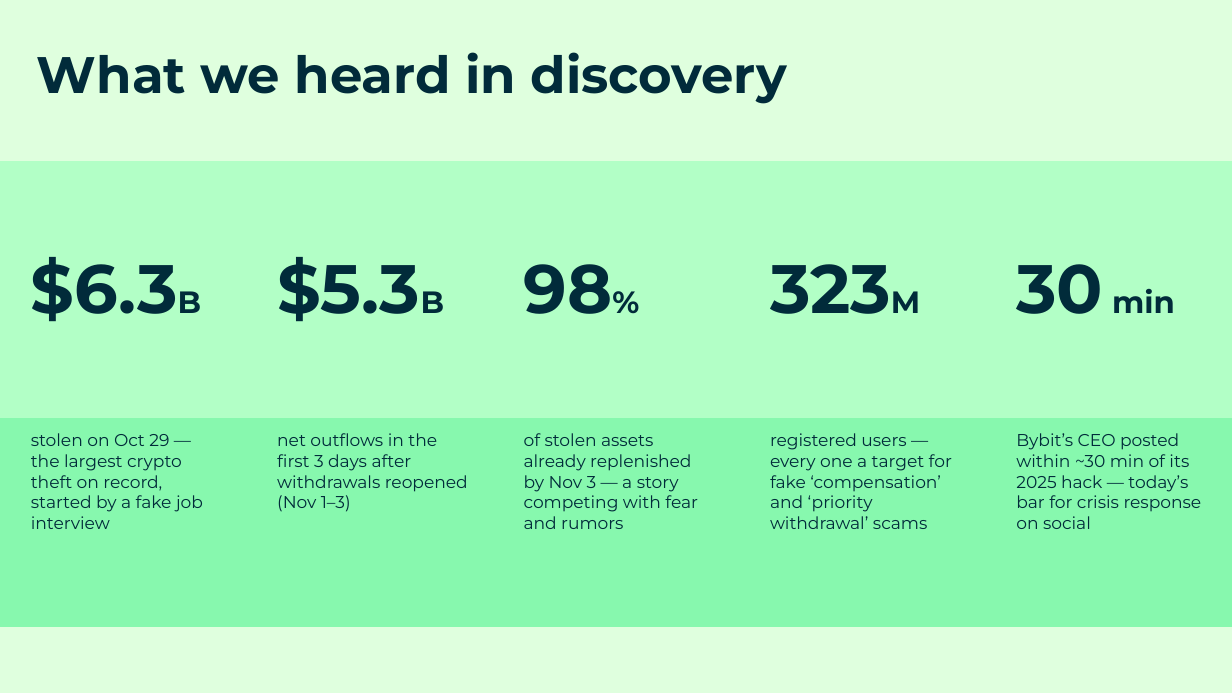
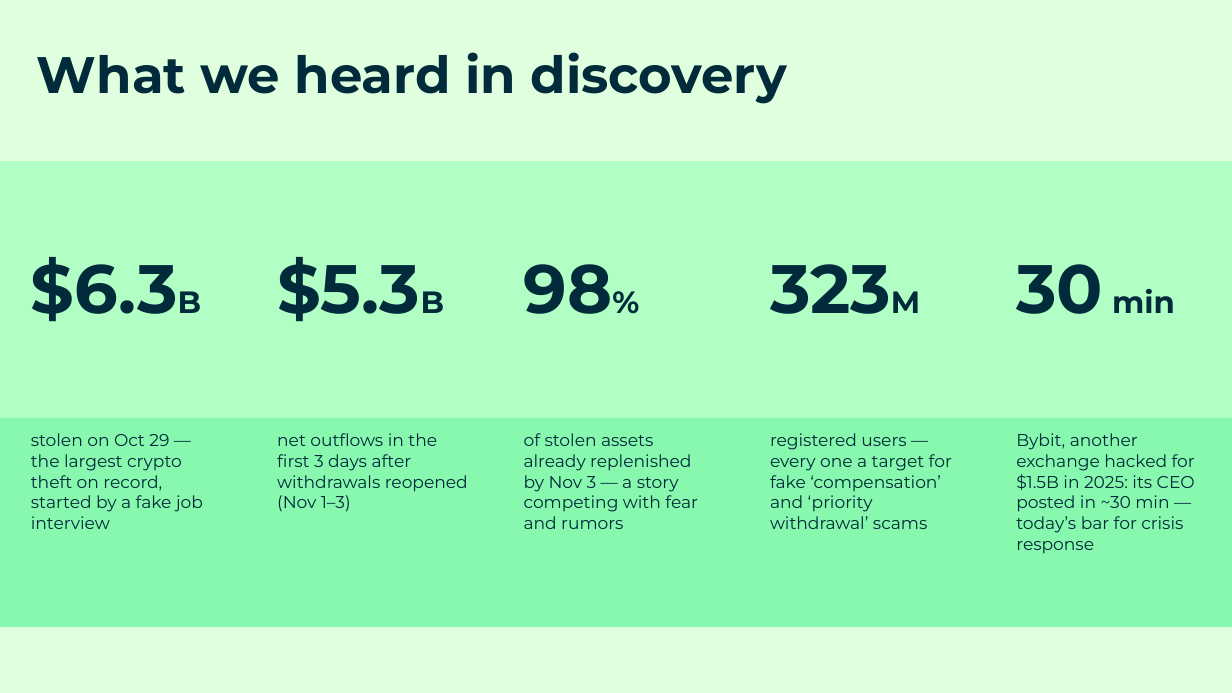
Before and after one commit to Hugocuau70/Entrevistas-de-trabajo, a slide deck: slide 4 of hootsuite-enterprise-ae-binance/deck/Hootsuite_x_Binance_LATAM_Value_Presentation_Diego_Cuauhtemoc.pptx. Drawn at 1232x693 pixels with LibreOffice and Linux fonts; fonts in the diff are those of the drawing; background and template pictures are left out. Boxes give left, top, right and bottom in pixels: in the first picture for what was removed or moved away, otherwise in the second. Text is boxed around its words. In the diff, an @@ line names an element or a change of style, - is before the commit and + after.

```diff
--- a/hootsuite-enterprise-ae-binance/deck/Hootsuite_x_Binance_LATAM_Value_Presentation_Diego_Cuauhtemoc.pptx
+++ b/hootsuite-enterprise-ae-binance/deck/Hootsuite_x_Binance_LATAM_Value_Presentation_Diego_Cuauhtemoc.pptx
@@ table at [0, 160, 1232, 564] @@
-row 2, column 5: Bybit’s CEO posted within ~30 min of its 2025 hack — today’s bar for crisis response on social
+row 2, column 5: Bybit, another exchange hacked for $1.5B in 2025: its CEO posted in ~30 min — today’s bar for crisis response
```
Also in this commit, not shown: 1 other slide changed, 2 other files.
